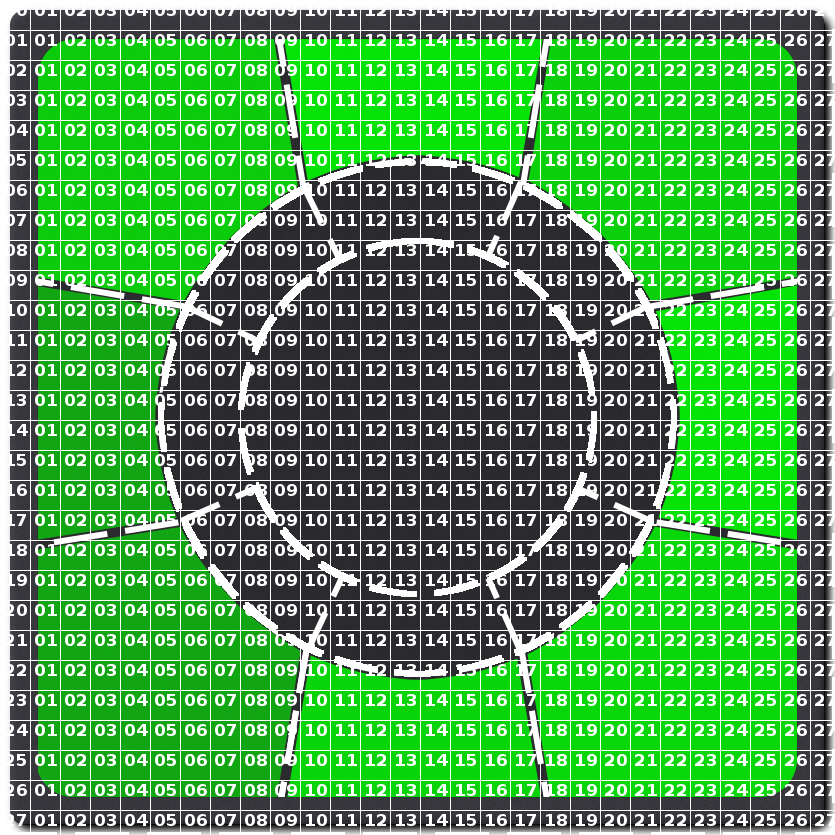
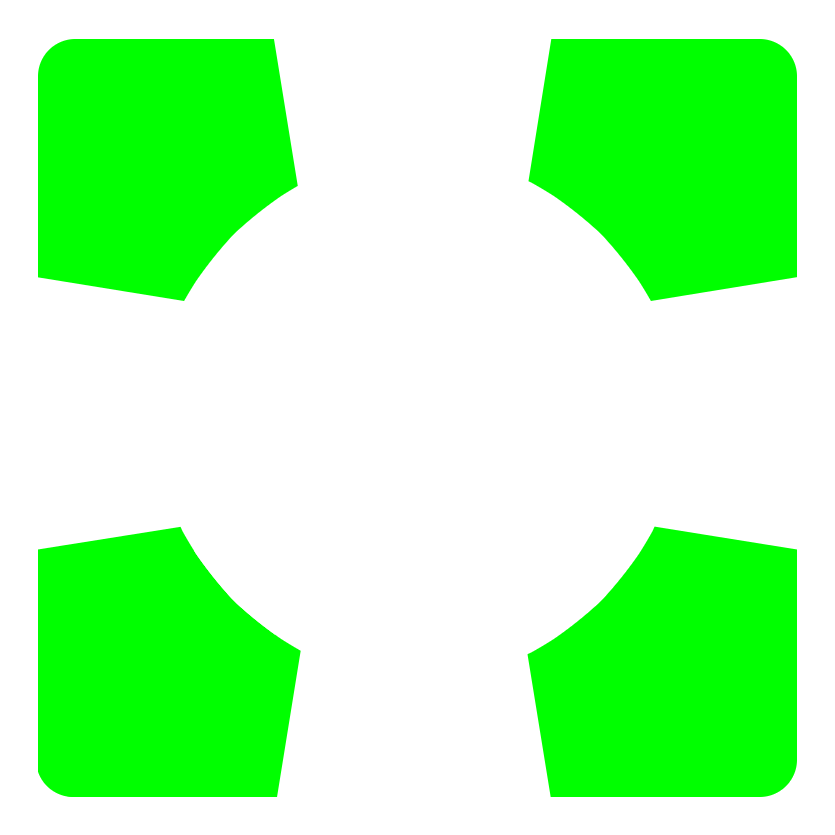
Two versions of the same layered image (835x835). Layer-by-layer changes:
hid "smallcircle #1" over [6, 5, 835, 835]
hid "00 01 02 03 04 05 06 07 08 09 ..." over [6, 5, 835, 826]
hid "grid" over [6, 5, 835, 835]
"NW": opacity 76% → 100% over [38, 39, 298, 301]
hid "N", opacity 87% → 100%, moved it above "NE" over [283, 39, 543, 181]
"NE": opacity 78% → 100% over [528, 39, 797, 301]
hid "E", opacity 87% → 100%, moved it above "SE" over [655, 285, 797, 540]
"SE": opacity 81% → 100%, moved it above "S" over [527, 526, 797, 797]
hid "S", opacity 80% → 100%, moved it above "SW" over [287, 655, 541, 797]
"SW": opacity 58% → 100%, moved it above "W" over [38, 526, 301, 797]
hid "W", opacity 58% → 100% over [38, 286, 181, 540]
hid "lines" over [38, 39, 797, 797]
hid "bgDgtPad.png" over [6, 5, 835, 835]
